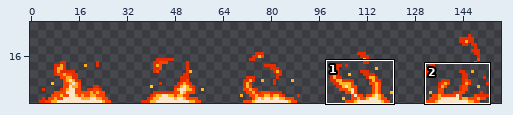
Sprite sheet, stored at Assets/World/FireTiles/fire_block_animation-Sheet.png. Above, an overview of the earlier version with the close-up marked.
Close-up. Before the edit:
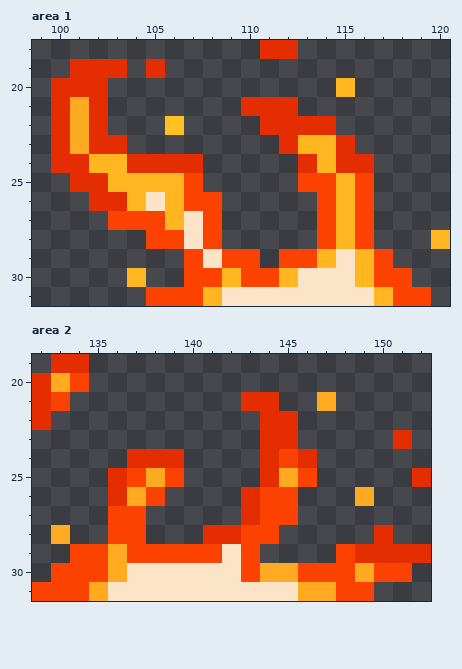
The file is 160x32 pixels. Colours within 5 levels of each other are drawn and written as one. Shown: area 1: x 99..120, y 18..31; area 2: x 132..152, y 19..31. The wide view leaves out empty margins. The commit also changed other parts of the picture, which this record leaves out.
The result:
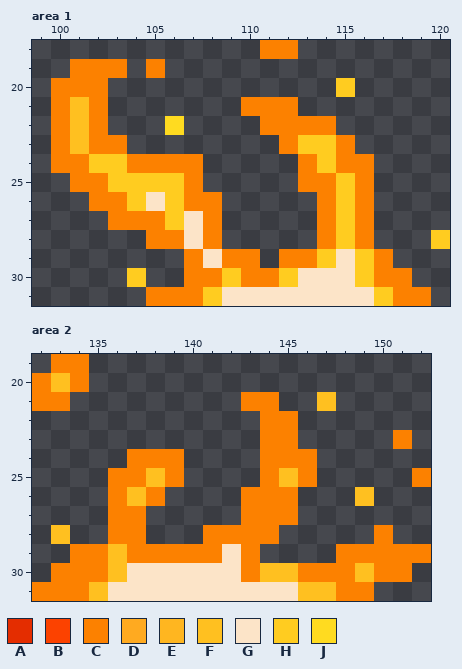
Palette (. is transparent): A #e42d00  B #fc4200  C #fc8100  D #ffaa20  E #ffb620  F #ffc020  G #fce4c8  H #ffcc20  J #ffdb20
The edit:
Changed rows in their new state; - is an unchanged pixel.
Area 1:
first column x 100:
18 -----------CC--------
19 -CCC-C---------------
20 CCC------------H-----
21 CFC-------CCC--------
22 CFC---J----CCCC------
23 CFCC--------CHHC-----
24 CCHHCCCC-----CHCC----
25 -CCHHHHC-----CCHC----
26 --CCH-HCC-----CHC----
27 ---CCCH-C-----CHC----
28 -----CC-C-----CHC---H
29 -------C-CC-CCH-HC---
30 ----H--CCHCCH---HCC--
31 -----CCCH--------HCC-
Area 2:
first column x 132:
19 -CC------------------
20 CFC------------------
21 CC---------CC--F-----
22 .-----------CC-------
23 ------------CC-----C-
24 -----CCC----CCC------
25 ----CCFC----CFC-----C
26 ----CFC----CCC---F---
27 ----CC-----CCC-------
28 -F--CC---CCCC-----C--
29 --CCFCCCCC-C----CCCCC
30 -CCCF------CFFCCCFCC-
31 CCCF----------FFCC---
Changed places in both close-ups, as pixel boxes (x1, y1, x2, y2):
changed: (51, 40, 450, 306)
changed: (32, 354, 431, 601)
